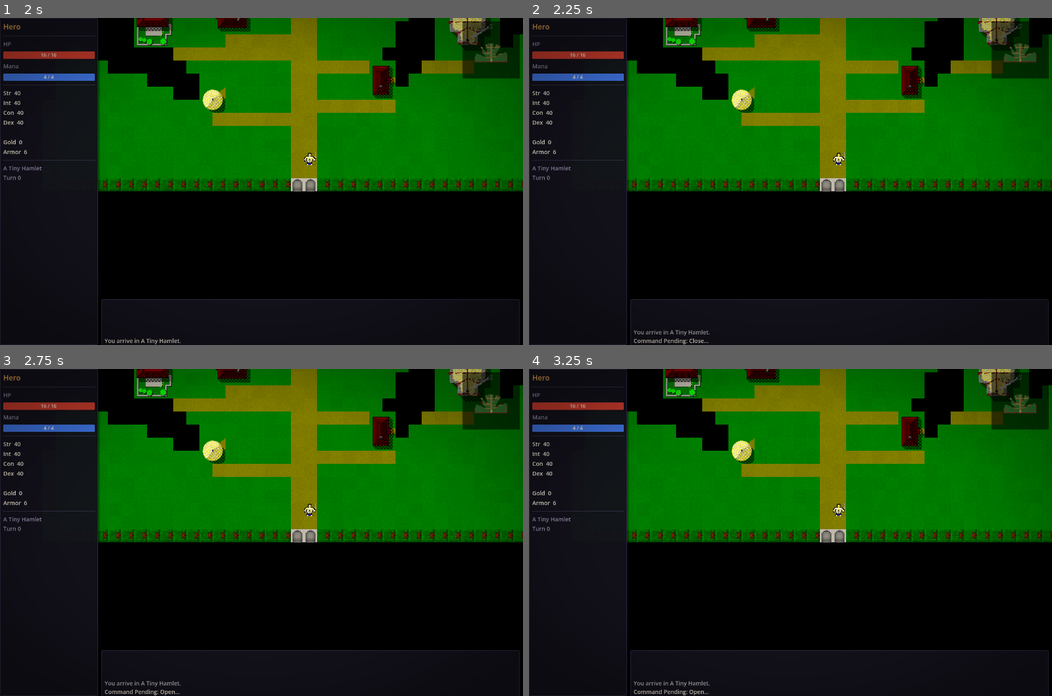
Above: before the commit, frames 1-4 (two rows, left to right).
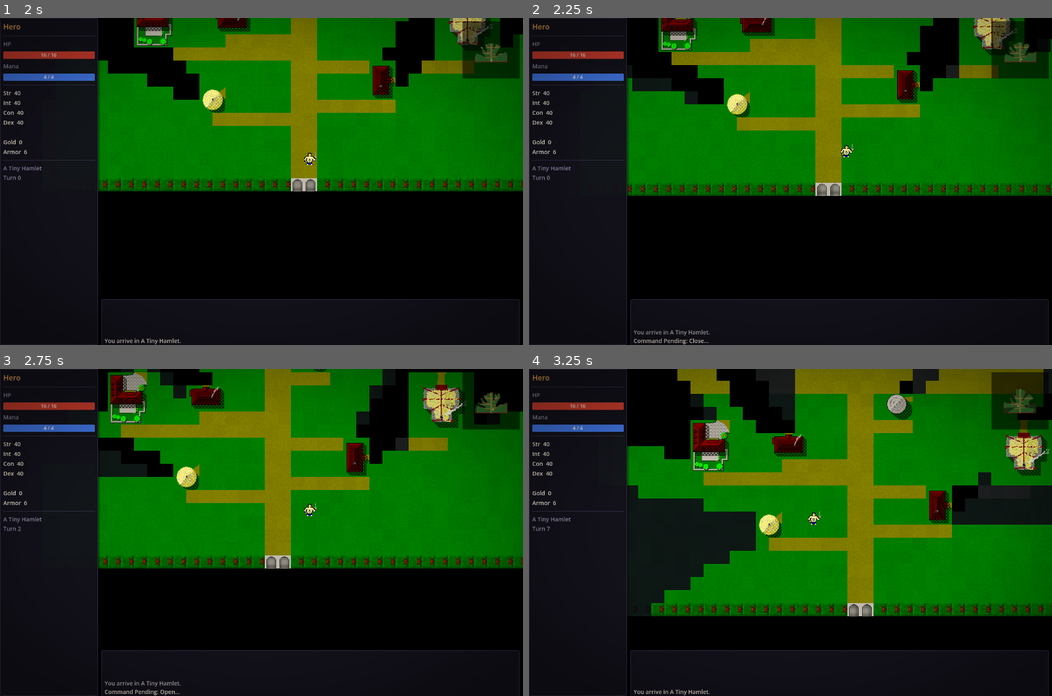
Above: after the commit, the same moments.

Repository: MapleThunder/windy-castle
Game: Godot game, scene res://view/main.tscn
The game is run twice, just before and just after one commit, with the same random seed, the same clock (stepped at 60 frames per second) and the same inputs.
Inputs (mouse positions are in pixels of both pictures, inside the frame that each line leads up to):
- Up to frame 1 (2 s): click "New Game" at 0.5 s; click "Begin" at 1.25 s
- Up to frame 2 (2.25 s): tap Enter at 2 s; move the mouse to (905, 165) at 2.02 s; tap C (close) at 2.1 s; click (905, 165) at 2.17 s
- Up to frame 3 (2.75 s): tap O (open) at 2.3 s
- Up to frame 4 (3.25 s): drag from (685, 548) to (764, 597) at 2.77 s

Frame 1 is identical in both runs. In frame 2, 9.7% of the frame differs, in the area x 18-100%, y 0-55%; in frame 3, 27%; in frame 4, 41%, in the area x 3-100%, y 0-100%.

Commit message:
feat: click-to-move pathfinding; camera follows the player
Co-Authored-By: Claude Opus 5.5 <noreply@anthropic.com>

Diff:
--- /dev/null
+++ b/engine/path_find.gd
@@ -0,0 +1,34 @@
+class_name PathFind
+extends RefCounted
+## Shortest 8-way route over explored tiles the player can walk through (closed doors open on the way).
+
+
+static func route(level: Level, from: Vector2i, to: Vector2i) -> Array[Vector2i]:
+	var out: Array[Vector2i] = []
+	if from == to or not _walkable(level, to):
+		return out
+	var came := {from: from}
+	var queue: Array[Vector2i] = [from]
+	var head := 0
+	while head < queue.size():
+		var p := queue[head]
+		head += 1
+		if p == to:
+			break
+		for d in AI.DIRS:
+			var n: Vector2i = p + d
+			if not came.has(n) and _walkable(level, n):
+				came[n] = p
+				queue.append(n)
+	if not came.has(to):
+		return out
+	var p := to
+	while p != from:
+		out.push_front(p)
+		p = came[p]
+	return out
+
+
+static func _walkable(level: Level, p: Vector2i) -> bool:
+	var t := level.get_tile(p)
+	return level.is_explored(p) and (Tile.passable(t) or t == Tile.T.DOOR_CLOSED)
--- /dev/null
+++ b/tests/test_path.gd
@@ -0,0 +1,54 @@
+extends TestCase
+
+
+func _room() -> Level:
+	var l := Level.new(9, 5, 1)
+	for y in range(1, 4):
+		for x in range(1, 8):
+			l.set_tile(Vector2i(x, y), Tile.T.FLOOR)
+			l.explored[l.index(Vector2i(x, y))] = 1
+	return l
+
+
+func test_straight_path() -> void:
+	var p := PathFind.route(_room(), Vector2i(1, 2), Vector2i(5, 2))
+	assert_eq(p.size(), 4)
+	assert_eq(p[-1], Vector2i(5, 2))
+
+
+func test_diagonal_steps_count_once() -> void:
+	var p := PathFind.route(_room(), Vector2i(1, 1), Vector2i(3, 3))
+	assert_eq(p.size(), 2)
+
+
+func test_routes_around_wall() -> void:
+	var l := _room()
+	for y in range(1, 3):
+		l.set_tile(Vector2i(4, y), Tile.T.WALL)
+	var p := PathFind.route(l, Vector2i(2, 1), Vector2i(6, 1))
+	assert_eq(p.size(), 4, "diagonal detour under the wall")
+	assert_has(p, Vector2i(4, 3))
+	for step in p:
+		assert_true(Tile.passable(l.get_tile(step)))
+
+
+func test_unexplored_tiles_are_not_used() -> void:
+	var l := _room()
+	l.explored[l.index(Vector2i(6, 2))] = 0
+	assert_eq(PathFind.route(l, Vector2i(1, 2), Vector2i(6, 2)), [], "can't target unexplored")
+	for y in range(1, 4):
+		l.explored[l.index(Vector2i(4, y))] = 0
+	assert_eq(PathFind.route(l, Vector2i(1, 2), Vector2i(7, 2)), [], "no known way through")
+
+
+func test_closed_door_is_routable() -> void:
+	var l := _room()
+	for y in range(1, 4):
+		l.set_tile(Vector2i(4, y), Tile.T.WALL)
+	l.set_tile(Vector2i(4, 2), Tile.T.DOOR_CLOSED)
+	var p := PathFind.route(l, Vector2i(1, 2), Vector2i(7, 2))
+	assert_has(p, Vector2i(4, 2))
+
+
+func test_same_tile_is_empty() -> void:
+	assert_eq(PathFind.route(_room(), Vector2i(2, 2), Vector2i(2, 2)), [])
--- a/view/game_screen.gd
+++ b/view/game_screen.gd
@@ -25,6 +25,7 @@
 var _queued: Dictionary = {}
 var _pending_direction := ""  # "open"/"close" waiting for a direction key
 var _running := Vector2i.ZERO
+var _path: Array[Vector2i] = []  # click-to-move steps still to take
 
 
 func start(g: Game, art: ArtPack) -> void:
@@ -75,6 +76,35 @@
 	return _modals.any(func(m): return m.visible)
 
 
+func _unhandled_input(event: InputEvent) -> void:
+	if not event is InputEventMouseButton or not event.pressed or event.button_index != MOUSE_BUTTON_LEFT:
+		return
+	if game == null or game.dead or modal_open() or not Settings.get_opt("click_to_move"):
+		return
+	var at: Vector2 = world.get_viewport().get_canvas_transform().affine_inverse() * (event as InputEventMouseButton).position
+	var tile := Vector2i((at / float(world.art.tile_size())).floor())
+	get_viewport().set_input_as_handled()
+	var d := tile - game.player.pos
+	if maxi(absi(d.x), absi(d.y)) == 1:
+		_path.clear()
+		_submit({"type": "move", "dir": d})  # adjacent: step, attack or open, like a key press
+		return
+	_path = PathFind.route(game.level, game.player.pos, tile)
+	if _path.is_empty():
+		hud.add_transient("You don't know a way there.")
+	elif not player.is_busy():
+		_step_path()
+
+
+func _step_path() -> void:
+	var next: Vector2i = _path.pop_front()
+	var d := next - game.player.pos
+	if maxi(absi(d.x), absi(d.y)) != 1:
+		_path.clear()
+		return
+	_submit({"type": "move", "dir": d})
+
+
 func _unhandled_key_input(event: InputEvent) -> void:
 	if not event.is_pressed() or game == null or game.dead or modal_open():
 		return
@@ -90,6 +120,7 @@
 	if action == "":
 		return
 	get_viewport().set_input_as_handled()
+	_path.clear()
 	if action.begins_with("menu_"):
 		dispatch_menu(action)
 		return
@@ -129,6 +160,8 @@
 	var events := game.perform(action, Settings.options)
 	if _running != Vector2i.ZERO and not _keep_running(events):
 		_running = Vector2i.ZERO
+	if not _path.is_empty() and not _keep_walking(events):
+		_path.clear()
 	player.play(events, before)
 
 
@@ -197,6 +230,12 @@
 	return events
 
 
+func _keep_walking(events: Array) -> bool:
+	if not events.any(func(e): return e["type"] in ["moved", "door_opened"]):
+		return false
+	return not game.level.actors.any(func(a): return not a.is_player() and game.visible.has(a.pos))
+
+
 func _keep_running(events: Array) -> bool:
 	for e in events:
 		if e["type"] != "moved" or e["actor_id"] != game.player.id:
@@ -216,3 +255,5 @@
 		_submit(next)
 	elif _running != Vector2i.ZERO:
 		_submit({"type": "move", "dir": _running})
+	elif not _path.is_empty():
+		_step_path()
--- a/view/main.gd
+++ b/view/main.gd
@@ -1,7 +1,8 @@
 extends Control
 ## Screen router: title → character creation → game, plus saving, loading and death.
 ## Debug options (after `--`): --start=game (skip the title with a default hero), --start-depth=<n>,
-## --seed=<n>, --hp=<n>, --screenshot=<path> [--frames=<n>], --fps, --keys=<k1,k2,...> (injected one every 10 frames).
+## --seed=<n>, --hp=<n>, --screenshot=<path> [--frames=<n>], --fps, --keys=<k1,k2,...> (injected one every 10 frames),
+## --click=<x>,<y> (a left click at that screen position on frame 20).
 
 const DEFAULT_SPEC := {"name": "Hero", "gender": "male", "stats": {"str": 50, "int": 50, "con": 50, "dex": 50}}
 
@@ -172,6 +173,15 @@
 			var up: InputEventKey = ev.duplicate()
 			up.pressed = false
 			Input.parse_input_event(up)
+	if options.has("click") and _frames == 20:
+		var xy: PackedStringArray = options["click"].split(",")
+		for pressed in [true, false]:
+			var click := InputEventMouseButton.new()
+			click.button_index = MOUSE_BUTTON_LEFT
+			click.pressed = pressed
+			click.position = Vector2(float(xy[0]), float(xy[1]))
+			click.global_position = click.position
+			Input.parse_input_event(click)
 	if options.has("screenshot") and _frames == int(options.get("frames", "30")):
 		get_viewport().get_texture().get_image().save_png(options["screenshot"])
 		get_tree().quit()
--- a/view/world_view.gd
+++ b/view/world_view.gd
@@ -200,3 +200,11 @@
 	var s := pick_scale(Vector2i(area.size))
 	camera.zoom = Vector2(s, s)
 	camera.offset = (view / 2.0 - area.get_center()) / float(s)
+
+
+func _process(_delta: float) -> void:
+	if game == null:
+		return
+	var p := actor_node(game.player.id)
+	if p != null:
+		camera.position = p.position
Not shown, added: engine/path_find.gd.uid
Not shown, added: tests/test_path.gd.uid
